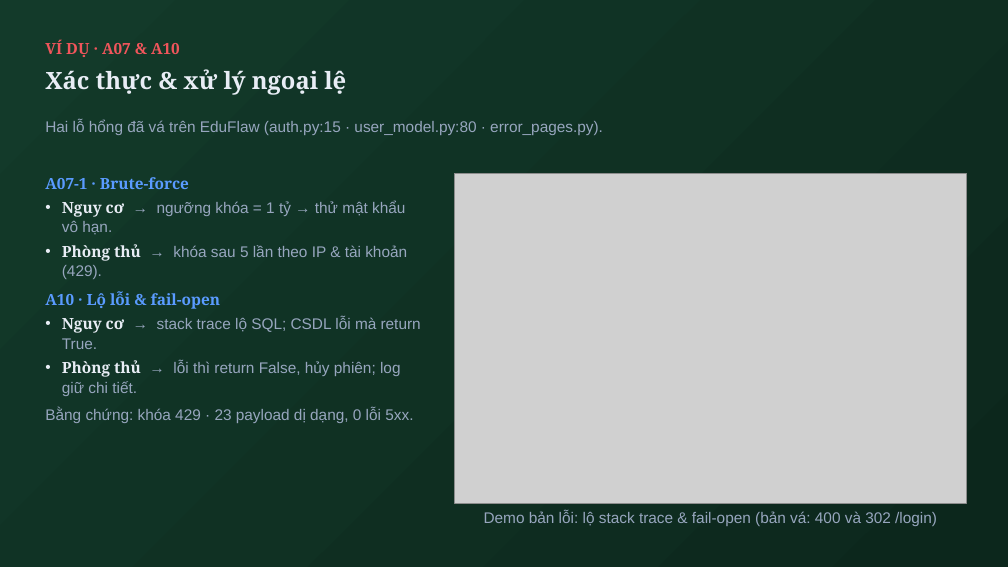
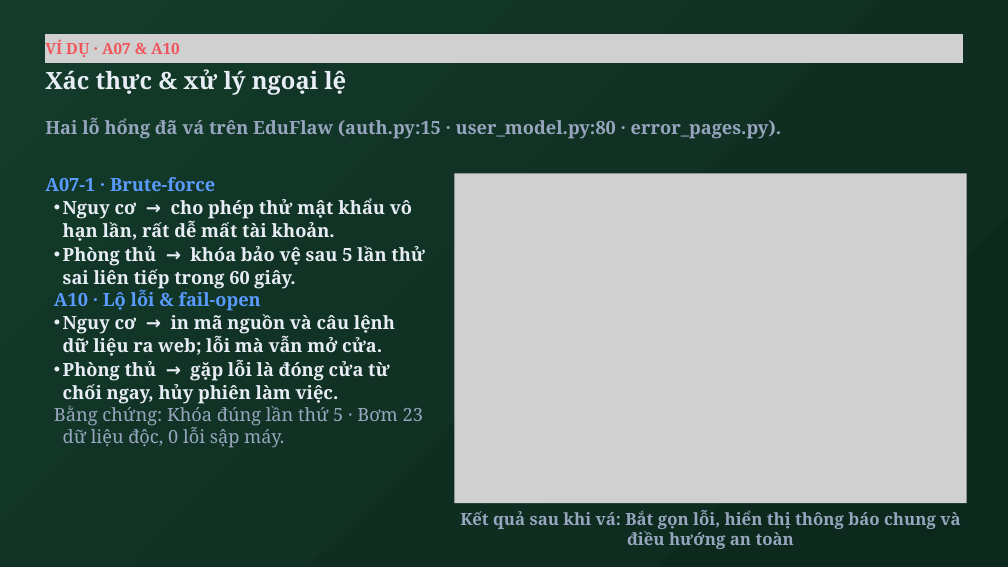
Before and after one commit to Luffyreals/EduFlaw-CSATTT, a slide deck: slide 22 of EduFlaw-OWASP2025.pptx. Drawn at 1008x567 pixels with LibreOffice and Linux fonts; fonts in the diff are those of the drawing; grey boxes stand for pictures. Boxes give left, top, right and bottom in pixels: in the first picture for what was removed or moved away, otherwise in the second. Text is boxed around its words. In the diff, an @@ line names an element or a change of style, - is before the commit and + after.

Commit message:
style(slides): update 86 text blocks in EduFlaw-OWASP2025.pptx to be concise and jargon-free

```diff
--- a/EduFlaw-OWASP2025.pptx
+++ b/EduFlaw-OWASP2025.pptx
@@ text "VÍ DỤ · A07 & ..." at (45,40,180,57): line spacing 1 to 26.4pt @@
@@ picture added at (45,34,963,63) @@
@@ text "Hai lỗ hổng đã vá ..." at (45,118,781,139): size 22 to 26 pt, font Arial to Noto Serif, bold on; line spacing 1 to 31.2pt @@
@@ text at (45,177,261,311): size 22 to 26 pt in "A07-1 · Brute-force", "A10 · Lộ lỗi & fail-open"; line spacing 1 to 31.2pt; list level 1 to 2 in "A10 · Lộ lỗi & ..." @@
@@ text at (63,198,425,290): text changed; size 22 to 26 pt; font Arial to Noto Serif; text colour #97A6BE to #E8EDF5; bold on @@
-• Nguy cơ → ngưỡng khóa = 1 tỷ → thử mật khẩu vô hạn.
-• Phòng thủ → khóa sau 5 lần theo IP & tài khoản (429).
+  • Nguy cơ → cho phép thử mật khẩu vô hạn lần, rất dễ mất tài khoản.
+  • Phòng thủ → khóa bảo vệ sau 5 lần thử sai liên tiếp trong 60 giây.
@@ text at (54,314,423,448): text changed; size 22 to 26 pt; font Arial to Noto Serif; text colour #97A6BE to #E8EDF5; bold on @@
-• Nguy cơ → stack trace lộ SQL; CSDL lỗi mà return True.
-• Phòng thủ → lỗi thì return False, hủy phiên; log giữ chi tiết.
-Bằng chứng: khóa 429 · 23 payload dị dạng, 0 lỗi 5xx.
+  • Nguy cơ → in mã nguồn và câu lệnh dữ liệu ra web; lỗi mà vẫn mở cửa.
+  • Phòng thủ → gặp lỗi là đóng cửa từ chối ngay, hủy phiên làm việc.
+  Bằng chứng: Khóa đúng lần thứ 5 · Bơm 23 dữ liệu độc, 0 lỗi sập máy.
@@ text added at (460,510,960,549), 24 pt, text #97A6BE, bold @@
+Kết quả sau khi vá: Bắt gọn lỗi, hiển thị thông báo chung và điều hướng an toàn
@@ text removed at (484,510,937,526) @@
-Demo bản lỗi: lộ stack trace & fail-open (bản vá: 400 và 302 /login)
```
Also in this commit, not shown: 19 other slides changed, 4 slides added, 4 slides removed.
